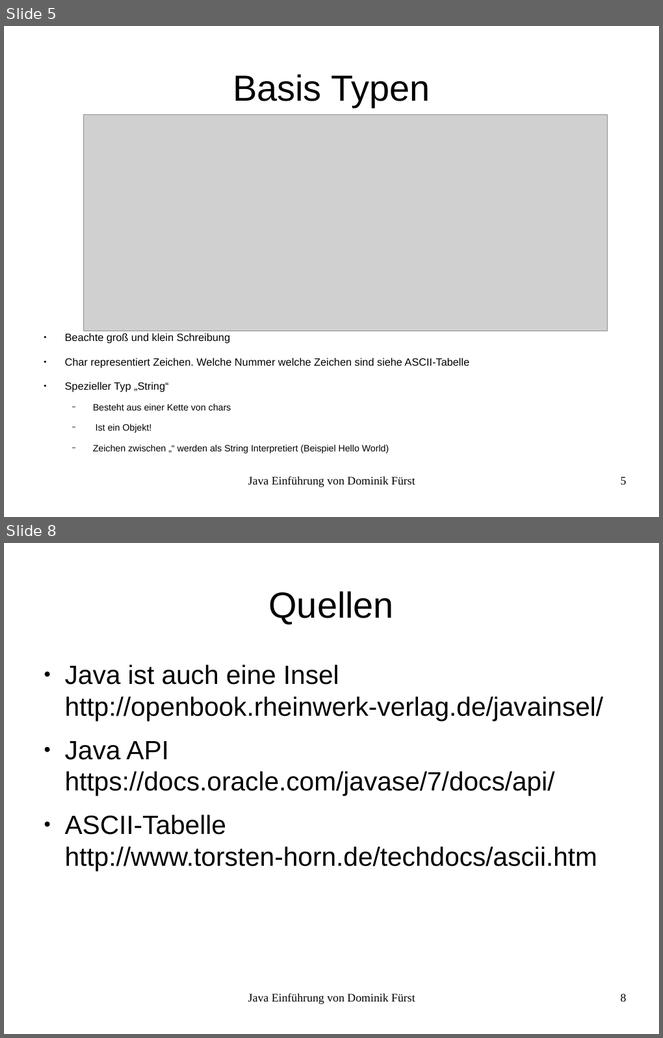
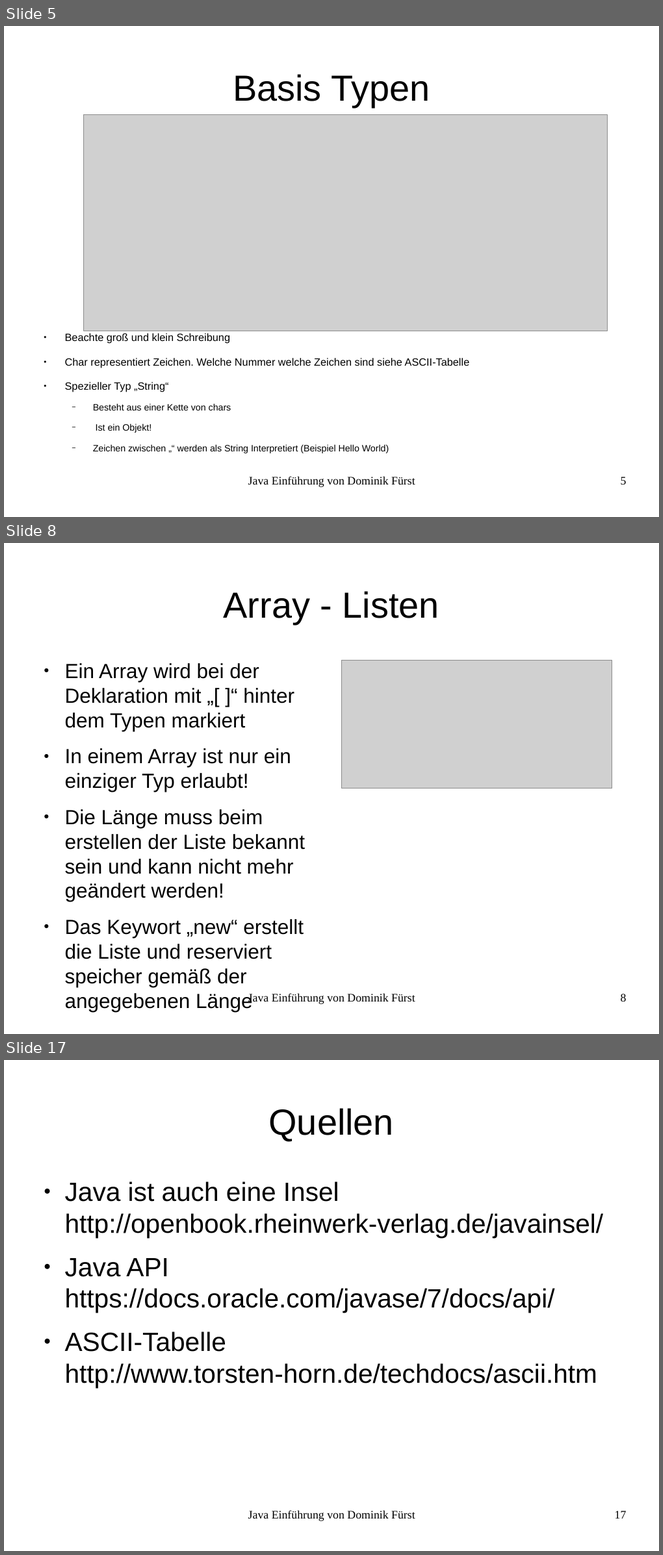
Before and after one commit to Trickels/JavaTutorial, a slide deck: LessonOne/Java_Präsentation.odp. Shown one above the other, each under a label of ours: slides 5 and 8 before the commit, slides 5, 8 and 17 after it; the slides between them are not shown. The pictures are 663x1038 and 663x1555 pixels, drawn with LibreOffice and Linux fonts; fonts in the diff are those of the drawing; grey boxes stand for pictures. Boxes give left, top, right and bottom in pixels: in the first picture for what was removed or moved away, otherwise in the second. Text is boxed around its words. In the diff, an @@ line names an element or a change of style, - is before the commit and + after.

Commit message:
erste Stunde komplett

```diff
--- a/LessonOne/Java_Präsentation.odp
+++ b/LessonOne/Java_Präsentation.odp
@@ slide 8 added at (x1=4, y1=543, x2=659, y2=1034), background #FFFFFF @@
@@ title added at (x1=224, y1=591, x2=440, y2=624), 44 pt, text #000000 @@
+Array - Listen
@@ text added at (x1=65, y1=663, x2=305, y2=1012), 24.8 pt, text #000000 @@
+● Ein Array wird bei der Deklaration mit „[ ]“ hinter dem Typen markiert
+● In einem Array ist nur ein einziger Typ erlaubt!
+● Die Länge muss beim erstellen der Liste bekannt sein und kann nicht mehr geändert werden!
+● Das Keywort „new“ erstellt die Liste und reserviert speicher gemäß der angegebenen Länge
@@ picture added at (x1=342, y1=660, x2=613, y2=789) @@
@@ text added at (x1=248, y1=993, x2=415, y2=1005), 14 pt, text #000000 @@
+Java Einführung von Dominik Fürst
@@ page number added at (x1=621, y1=994, x2=627, y2=1002), 14 pt, text #000000 @@
+8
@@ what was slide 8 is now slide 17 @@
@@ page number at (x1=615, y1=1511, x2=627, y2=1519): text changed @@
-8
+17
```
Also in this commit, not shown: 3 slides changed, 8 other slides added, 6 other files.
